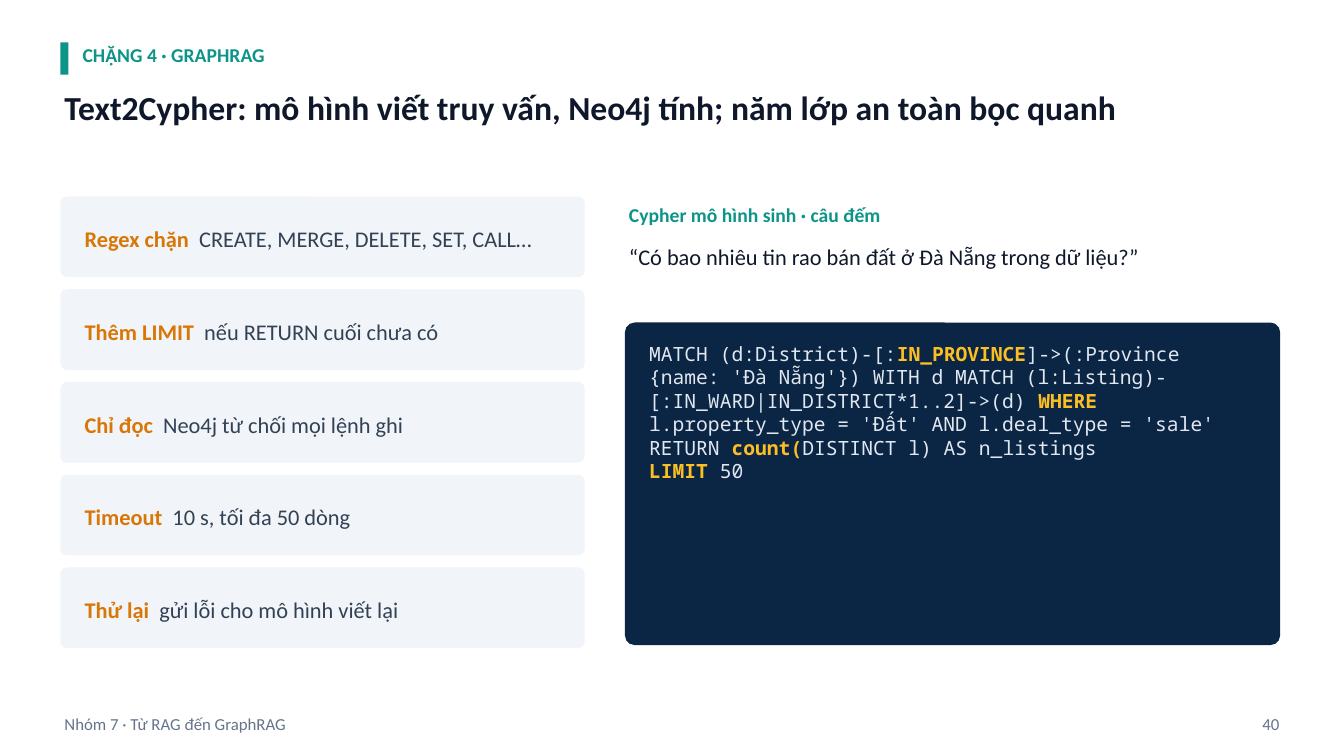
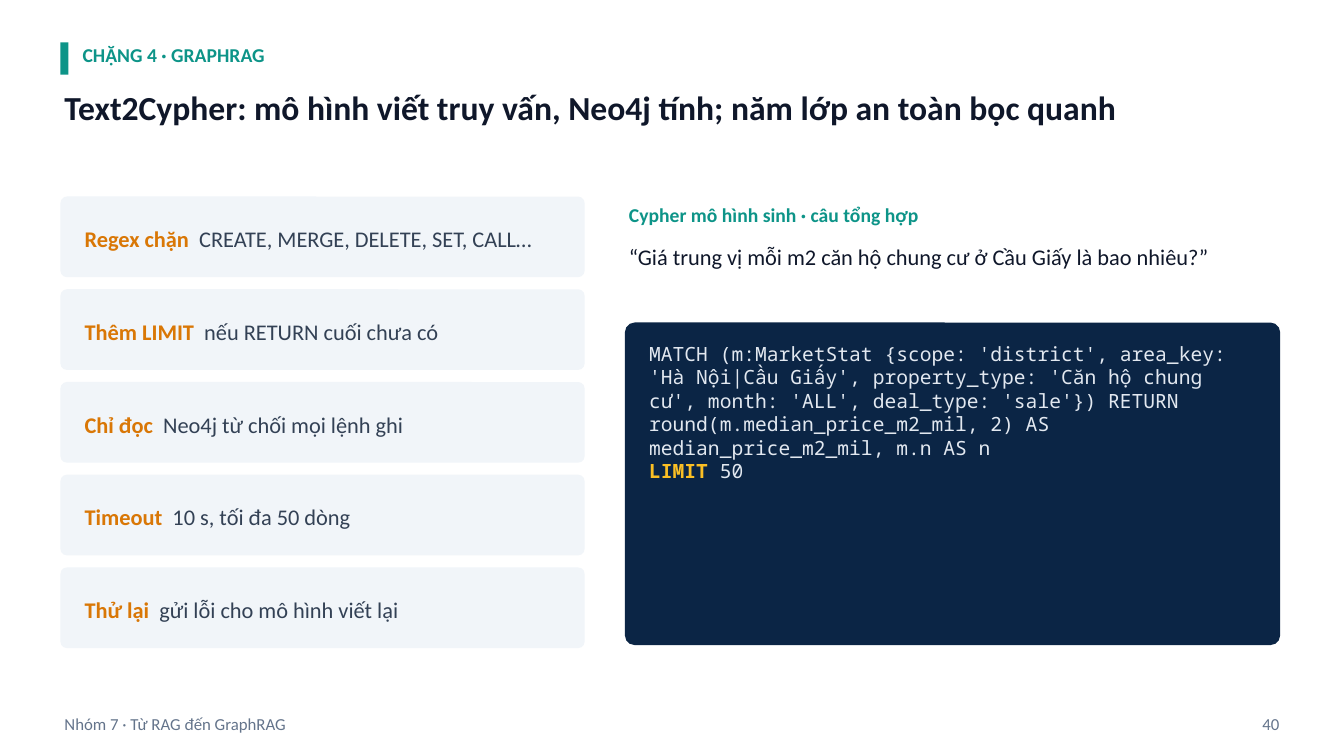
Before and after one commit to ngtukien/Vietnam-Real-Estates, a slide deck: slide 40 of slide/Từ-RAG-đến-GraphRAG-Trợ-lý-hỏi-đáp-thị-trường-bất-động-sản-Việt-Nam-có-lý-thuyết.pptx. Drawn at 1344x756 pixels with LibreOffice and Linux fonts; fonts in the diff are those of the drawing. Boxes give left, top, right and bottom in pixels: in the first picture for what was removed or moved away, otherwise in the second. Text is boxed around its words. In the diff, an @@ line names an element or a change of style, - is before the commit and + after.

```diff
--- a/slide/Từ-RAG-đến-GraphRAG-Trợ-lý-hỏi-đáp-thị-trường-bất-động-sản-Việt-Nam-có-lý-thuyết.pptx
+++ b/slide/Từ-RAG-đến-GraphRAG-Trợ-lý-hỏi-đáp-thị-trường-bất-động-sản-Việt-Nam-có-lý-thuyết.pptx
@@ text at [629,206,918,226]: text changed @@
-Cypher mô hình sinh · câu đếm
+Cypher mô hình sinh · câu tổng hợp
@@ text at [629,247,1208,269]: text changed @@
-“Có bao nhiêu tin rao bán đất ở Đà Nẵng trong dữ liệu?”
+“Giá trung vị mỗi m2 căn hộ chung cư ở Cầu Giấy là bao nhiêu?”
@@ text at [649,346,1226,460]: text changed @@
-MATCH (d:District)-[:IN_PROVINCE]->(:Province {name: 'Đà Nẵng'}) WITH d MATCH (l:Listing)-[:IN_WARD|IN_DISTRICT*1..2]->(d) WHERE l.property_type = 'Đất' AND l.deal_type = 'sale' RETURN count(DISTINCT l) AS n_listings
+MATCH (m:MarketStat {scope: 'district', area_key: 'Hà Nội|Cầu Giấy', property_type: 'Căn hộ chung cư', month: 'ALL', deal_type: 'sale'}) RETURN round(m.median_price_m2_mil, 2) AS median_price_m2_mil, m.n AS n
```
Also in this commit, not shown: 20 other slides changed, 1 slide added, 48 other files.
